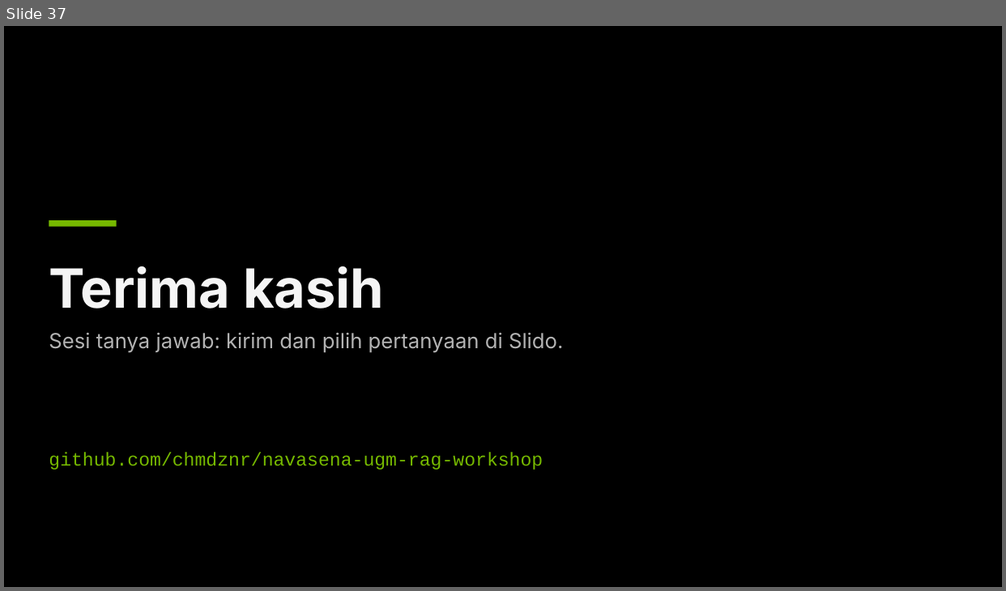
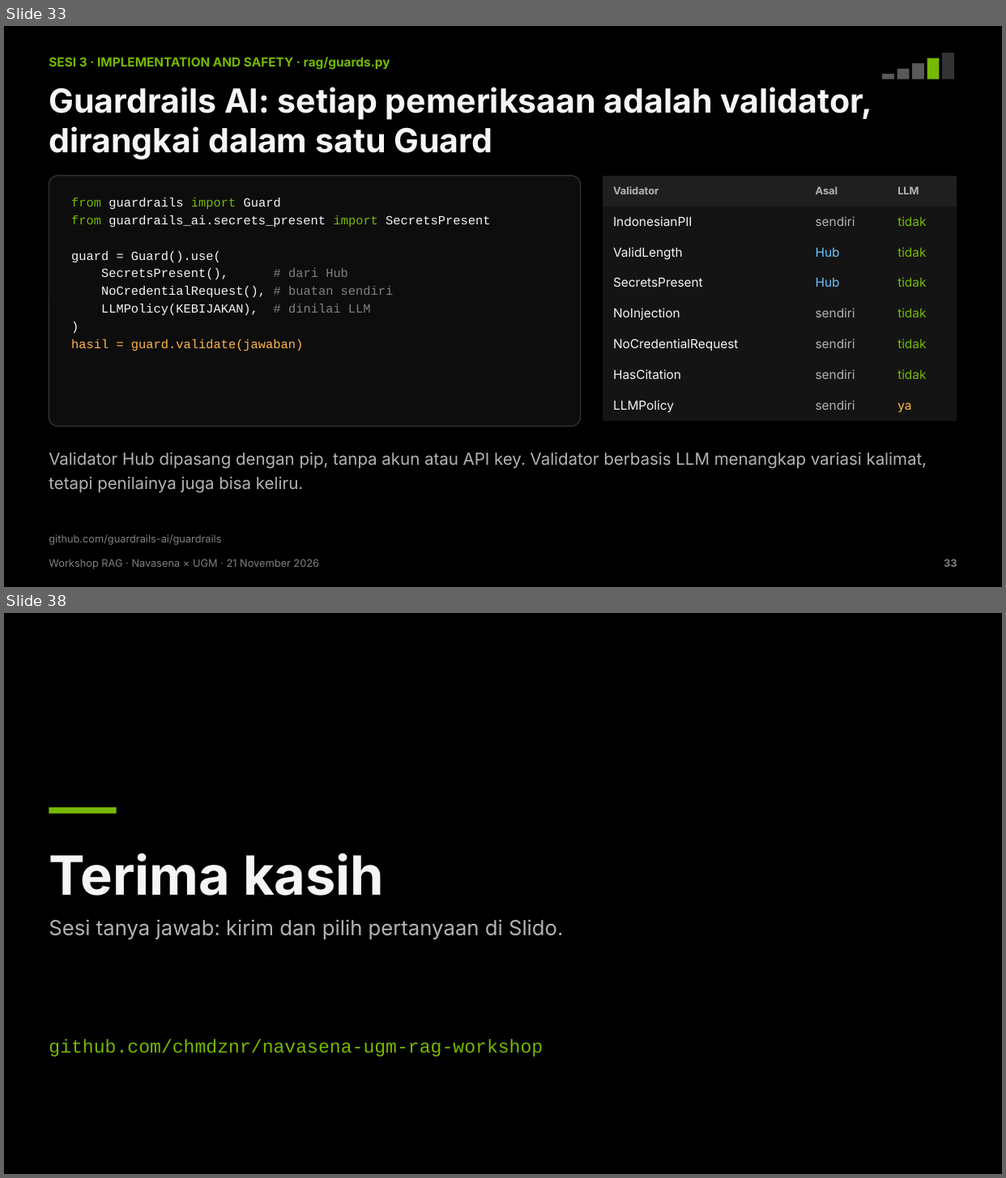
Before and after one commit to chmdznr/navasena-ugm-rag-workshop, a slide deck: slides/dist/Navasena_UGM_Workshop_RAG.pptx. Shown one above the other, each under a label of ours: slide 37 before the commit, slides 33 and 38 after it; the slides between them are not shown. The pictures are 1006x591 and 1006x1178 pixels, drawn with LibreOffice and Linux fonts; fonts in the diff are those of the drawing. Boxes give left, top, right and bottom in pixels: in the first picture for what was removed or moved away, otherwise in the second. Text is boxed around its words. In the diff, an @@ line names an element or a change of style, - is before the commit and + after.

Commit message:
Guardrails AI, perlindungan PII, dan layanan versi framework
- Pengaman memakai Guardrails AI: validator Hub (ValidLength, SecretsPresent)
  dan validator buatan sendiri; menggantikan NeMo Guardrails
- Penyamaran PII pada pertanyaan, jawaban, dan log (surel, nomor HP, NIK,
  NPWP, kartu), dengan DetectPII dari Hub sebagai opsi
- service/: pipeline yang sama disusun dengan LlamaIndex sebagai layanan
  (job ingest terpisah, kunci API, health check, metrik, log JSON,
  container non-root)
- Deck 38 slide dengan rekaman gladi model sungguhan dan hasil promptfoo
- Pertanyaan andalan demo diganti ke RAPTOR; kasus tujuh titik kegagalan
  dipakai sebagai contoh retrieval yang meleset
- CI menjalankan uji unit

```diff
--- a/slides/dist/Navasena_UGM_Workshop_RAG.pptx
+++ b/slides/dist/Navasena_UGM_Workshop_RAG.pptx
@@ slide 33 added at [4, 26, 1002, 587], background #000000 @@
@@ text added at [49, 57, 390, 70], 12 pt, text #76B900, bold @@
+SESI 3 · IMPLEMENTATION AND SAFETY · rag/guards.py
@@ rectangle added at [882, 74, 894, 79], fill #595959 @@
@@ rectangle added at [897, 69, 909, 79], fill #595959 @@
@@ rectangle added at [912, 63, 924, 79], fill #595959 @@
@@ rectangle added at [927, 58, 939, 79], fill #76B900 @@
@@ rectangle added at [942, 53, 954, 79], fill #333333 @@
@@ text added at [49, 87, 873, 160], 32 pt, text #F5F5F5, bold @@
+Guardrails AI: setiap pemeriksaan adalah validator, dirangkai dalam satu Guard
@@ rounded rectangle added at [49, 176, 581, 426], fill #0D0D0D, outline #333333 1 pt @@
@@ table added at [603, 176, 957, 421], 8 rows, 3 columns @@
+Validator | Asal | LLM
+IndonesianPII | sendiri | tidak
+ValidLength | Hub | tidak
+SecretsPresent | Hub | tidak
+NoInjection | sendiri | tidak
+NoCredentialRequest | sendiri | tidak
+HasCitation | sendiri | tidak
+LLMPolicy | sendiri | ya
@@ text added at [71, 198, 490, 352], 12 pt, text #F5F5F5 @@
+from guardrails import Guard
+from guardrails_ai.secrets_present import SecretsPresent
+guard = Guard().use(
+SecretsPresent(), # dari Hub
+NoCredentialRequest(), # buatan sendiri
+LLMPolicy(KEBIJAKAN), # dinilai LLM
+)
+hasil = guard.validate(jawaban)
@@ text added at [49, 452, 927, 493], 16 pt, text #B3B3B3 @@
+Validator Hub dipasang dengan pip, tanpa akun atau API key. Validator berbasis LLM menangkap variasi kalimat, tetapi penilainya juga bisa keliru.
@@ text added at [49, 535, 221, 545], 10 pt, text #808080 @@
+github.com/guardrails-ai/guardrails
@@ text added at [49, 559, 319, 570], 10 pt, text #808080 @@
+Workshop RAG · Navasena × UGM · 21 November 2026
@@ text added at [944, 559, 957, 567], 10 pt, text #808080, bold @@
+33
@@ what was slide 37 is now slide 38 @@
```
Also in this commit, not shown: 34 slides changed, 2 other slides added, 2 slides removed, 33 other files.
